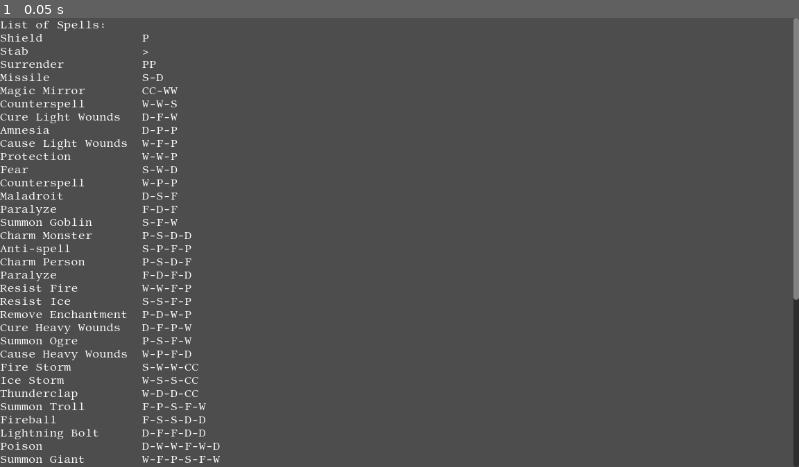
Above: before the commit, frame 1.
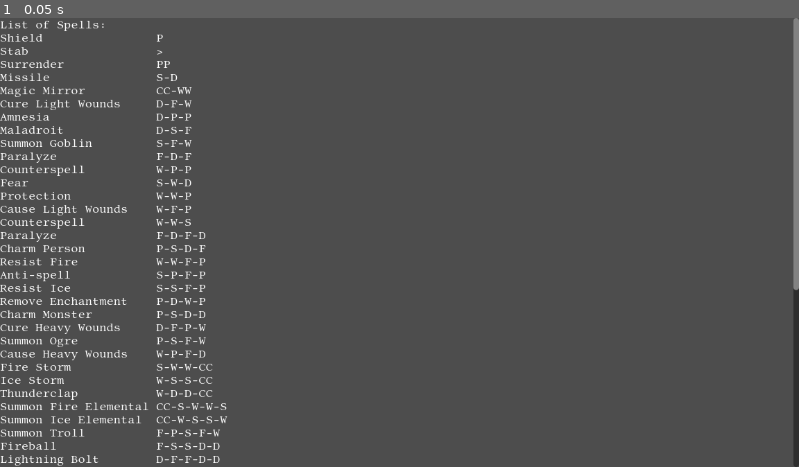
Above: after the commit, the same moment.

Repository: snhumphr/Wizard-Duels
Game: Godot game, scene res://game.tscn
Two runs of this game, one before a commit and one after it. Both use one fixed random seed, a clock stepped at 60 frames per second and the inputs below. This scene is started directly instead of the project's main scene.
Inputs:
- Up to frame 1 (0.05 s): no input

The runs differ from the first frame. In frame 1, 3.3% of the frame differs, in the area x 0-100%, y 3-100%.

Commit message:
Adds initial support for elementals, although the various special cases surrounding their being affected by other spells are not yet implemented

Diff:
--- a/Game.gd
+++ b/Game.gd
@@ -3,8 +3,6 @@
 #TODO: FIX TARGETING BEING RESET TO DEFAULT WHEN YOU CHANGE THE TARGET(?) OF YOUR OTHER HAND
 #TODO: MAGIC MIRROR DOESN'T WORK(TESTED WITH AMNESIA)
 	#Can't reproduce for some reason? strange
-#TODO: MALADROIT NOT WORKING WITH SURRENDER(GESTURE ID'S ARE MISMATCHED?)
-	#Cause: It doesn't update the gesture queue
 
 var spellArray = Array()
 var entityArray = Array()
@@ -263,8 +261,6 @@
 					turnLogQueue.append(entityArray[i].name + " surrenders!")
 
 		if entityArray[i].is_wizard or entityArray[i].is_monster:
-			entityArray[i].hot = false
-			entityArray[i].cold = false
 			var removeEffectList = []
 			for effect in entityArray[i].effects:
 				if not effect[0].permanent:
@@ -493,10 +489,18 @@
 								summoner = t.id
 							elif t.is_monster:
 								summoner = t.summoner_id
+
 							if summoner != -1:
 								var monster = monsterTemplate.duplicate()
-								monster.summoner_id = summoner
-								monster.name = entityArray[summoner].name + "'s " + monster.adjectives[adjectiveCount] + " " + spell.effect_name
+								if not (spell.fire_spell or spell.ice_spell):
+									monster.summoner_id = summoner
+									monster.name = entityArray[summoner].name + "'s " + monster.adjectives[adjectiveCount] + " " + spell.effect_name
+								else:
+									monster.summoner_id = -1
+									monster.name = spell.effect_name
+									monster.aoe = true
+									monster.fire = spell.fire_spell
+									monster.ice = spell.ice_spell
 								monster.max_hp = spell.intensity
 								monster.hp = spell.intensity
 
@@ -575,36 +579,49 @@
 	for i in range(1, entityArray.size()):
 		var entity = entityArray[i]
 		if entity.is_monster and entity.is_active():
-			if entity.target_id > 0:
-				var target = entityArray[entity.target_id]
-				var target_name = target.name
-				if entity.id == target.id:
-					target_name = entity.pronouns[3]
-				var shield = false
-				for effect in target.effects:
-					if effect[0].shield:
-						shield = true
-
-				var hexed = false
-				var charmed = false
-				for effect in entity.effects:
-					if effect[0].hex:
-						hexed = true
-						effect[1] = 0
-						if effect[0].charm_monster:
-							entity.summoner_id = effect[0].caster_id
-							var old_name = entity.name.split(" ")
-							entity.name = entityArray[entity.summoner_id].name + "'s " + old_name[old_name.size()-2] + " " + old_name[old_name.size()-1]
-
-				if hexed:
-					turnLogQueue.append(entity.name + " tries to attack " + target_name + ", but " + entity.pronouns[2] + " hex prevents " + entity.pronouns[1])
-				elif shield:
-					turnLogQueue.append(entity.name + " attacks " + target_name + ", but " + target.pronouns[2] + " shield protects " + target.pronouns[1] + "!")
+			if entity.target_id > 0 or entity.aoe:
+				var targets = []
+				if not entity.aoe:
+					targets = [entityArray[entity.target_id]]
 				else:
-					turnLogQueue.append(entity.name + " attacks " + target_name + " for "+ str(entity.max_hp) + " damage.")
-					target.take_damage(entity.max_hp)
-			elif entity.aoe:
-				pass
+					for enemy in entityArray:
+						if (enemy.is_monster or enemy.is_wizard) and enemy.id != entity.id:
+							targets.append(enemy)
+				for target in targets:
+					var target_name = target.name
+					if entity.id == target.id:
+						target_name = entity.pronouns[3]
+					var shield = false
+					var fire_res = false
+					var cold_res = false
+					for effect in target.effects:
+						if effect[0].shield:
+							shield = true
+						if effect[0].fire_res:
+							fire_res = true
+						if effect[0].cold_res:
+							cold_res = true
+
+					var hexed = false
+					var charmed = false
+					for effect in entity.effects:
+						if effect[0].hex:
+							hexed = true
+							effect[1] = 0
+							if effect[0].charm_monster:
+								entity.summoner_id = effect[0].caster_id
+								var old_name = entity.name.split(" ")
+								entity.name = entityArray[entity.summoner_id].name + "'s " + old_name[old_name.size()-2] + " " + old_name[old_name.size()-1]
+
+					if hexed:
+						turnLogQueue.append(entity.name + " tries to attack " + target_name + ", but " + entity.pronouns[2] + " hex prevents " + entity.pronouns[1])
+					elif shield:
+						turnLogQueue.append(entity.name + " attacks " + target_name + ", but " + target.pronouns[2] + " shield protects " + target.pronouns[1] + "!")
+					elif entity.fire and fire_res or entity.ice and cold_res:
+						turnLogQueue.append(entity.name + " attacks " + target_name + ", but " + target.pronouns[0] + " resist!")
+					else:
+						turnLogQueue.append(entity.name + " attacks " + target_name + " for "+ str(entity.max_hp) + " damage.")
+						target.take_damage(entity.max_hp)
 
 func checkSpellInterference(spell, target):
 
@@ -622,11 +639,15 @@
 		for effect in target.effects:
 			if effect[0].fire_res and spell.hostile:
 				return target.name +  " resists the fire!"
+		if target.fire:
+			return target.name + " resists the fire!"
 
 	if spell.ice_spell:
 		for effect in target.effects:
 			if effect[0].cold_res and spell.hostile:
 				return target.name +  " resists the cold!"
+			if target.ice:
+				return target.name + " resists the cold!"
 
 	return ""
 
--- a/SpellList.gd
+++ b/SpellList.gd
@@ -1,7 +1,7 @@
 extends RichTextLabel
 
 
-var length = 20
+var length = 22
 
 # Called when the node enters the scene tree for the first time.
 func _ready():
--- a/WizardList.gd
+++ b/WizardList.gd
@@ -7,6 +7,7 @@
 
 func render(entityArray, player):
 	self.clear()
+	renderNeutrals(entityArray)
 	for i in entityArray.size():
 		var wizard = entityArray[i]
 		if wizard.is_wizard:
@@ -31,10 +32,18 @@
 			self.newline()
 			for e in entityArray:
 				if e.is_monster and e.is_active() and e.summoner_id == wizard.id:
-					self.add_text("    " + e.name)
-					for effect in e.effects:
-						self.add_text(" " + effect[0].name + "(" + str(effect[1]) + ")")
-					self.newline()
-					self.add_text("        " + "HP: " + str(e.hp) + "/" + str(e.max_hp))
-					self.newline()
+					renderMonster(e, "    ")
 	self.newline()
+
+func renderNeutrals(entityArray):
+	for entity in entityArray:
+		if entity.is_monster and entity.is_active() and entity.summoner_id == -1:
+			renderMonster(entity, "")
+
+func renderMonster(monster, padding):
+	self.add_text(padding + monster.name)
+	for effect in monster.effects:
+		self.add_text(" " + effect[0].name + "(" + str(effect[1]) + ")")
+	self.newline()
+	self.add_text("    " + padding + "HP: " + str(monster.hp) + "/" + str(monster.max_hp))
+	self.newline()
--- a/monster.gd
+++ b/monster.gd
@@ -12,9 +12,6 @@
 
 @export var fire: bool = false
 @export var ice: bool = false
-
-@export var hot: bool = false
-@export var cold: bool = false
 
 @export var hp: int = 1
 @export var max_hp: int = 1
--- a/resources/monsters/fire_elemental.tres
+++ /dev/null
@@ -1,21 +0,0 @@
-[gd_resource type="Resource" script_class="Monster" load_steps=2 format=3 uid="uid://7cal2fpfvx4h"]
-
-[ext_resource type="Script" path="res://monster.gd" id="1_4gk4u"]
-
-[resource]
-script = ExtResource("1_4gk4u")
-id = -1
-name = "Fire Elemental"
-summoner_id = -1
-pronouns = ["they", "them", "their", "themselves"]
-adjectives = []
-is_wizard = false
-is_monster = true
-fire = true
-ice = false
-hp = 3
-max_hp = 3
-dead = 0
-aoe = true
-target_id = -1
-effects = []
--- a/resources/monsters/ice_elemental.tres
+++ /dev/null
@@ -1,21 +0,0 @@
-[gd_resource type="Resource" script_class="Monster" load_steps=2 format=3 uid="uid://odqngedrh43s"]
-
-[ext_resource type="Script" path="res://monster.gd" id="1_xdni3"]
-
-[resource]
-script = ExtResource("1_xdni3")
-id = -1
-name = "Ice Elemental"
-summoner_id = -1
-pronouns = ["they", "them", "their", "themselves"]
-adjectives = []
-is_wizard = false
-is_monster = true
-fire = false
-ice = true
-hp = 3
-max_hp = 3
-dead = 0
-aoe = true
-target_id = -1
-effects = []
--- /dev/null
+++ b/resources/spells/summon_spells/summon_fire_elemental.tres
@@ -0,0 +1,31 @@
+[gd_resource type="Resource" script_class="Spell" load_steps=2 format=3 uid="uid://26522530hj72"]
+
+[ext_resource type="Script" path="res://spells.gd" id="1_i36kt"]
+
+[resource]
+script = ExtResource("1_i36kt")
+name = "Summon Fire Elemental"
+gestures = PackedStringArray("C", "S", "W", "W", "S")
+id = 0
+is_spell = true
+is_silent = false
+once_per_turn = false
+once_per_wizard = false
+once_per_duel = false
+mandatory = false
+hex = false
+fire_spell = true
+ice_spell = false
+dispellable = true
+counterable = true
+reflectable = true
+targetable = true
+blockable = false
+hostile = false
+requires_target = true
+can_target_corpses = false
+always_targets_self = false
+permanency_valid = false
+effect = 2
+effect_name = "Fire Elemental"
+intensity = 3
--- /dev/null
+++ b/resources/spells/summon_spells/summon_ice_elemental.tres
@@ -0,0 +1,31 @@
+[gd_resource type="Resource" script_class="Spell" load_steps=2 format=3 uid="uid://3ts78ibpvetw"]
+
+[ext_resource type="Script" path="res://spells.gd" id="1_d8epf"]
+
+[resource]
+script = ExtResource("1_d8epf")
+name = "Summon Ice Elemental"
+gestures = PackedStringArray("C", "W", "S", "S", "W")
+id = 0
+is_spell = true
+is_silent = false
+once_per_turn = false
+once_per_wizard = false
+once_per_duel = false
+mandatory = false
+hex = false
+fire_spell = false
+ice_spell = true
+dispellable = true
+counterable = true
+reflectable = true
+targetable = true
+blockable = false
+hostile = false
+requires_target = true
+can_target_corpses = false
+always_targets_self = false
+permanency_valid = false
+effect = 2
+effect_name = "Ice Elemental"
+intensity = 3
--- a/wizards.gd
+++ b/wizards.gd
@@ -7,9 +7,6 @@
 
 @export var is_wizard: bool = true
 @export var is_monster: bool = false
-
-@export var hot: bool = false
-@export var cold: bool = false
 
 @export var hp: int = 15
 @export var max_hp: int = 15
